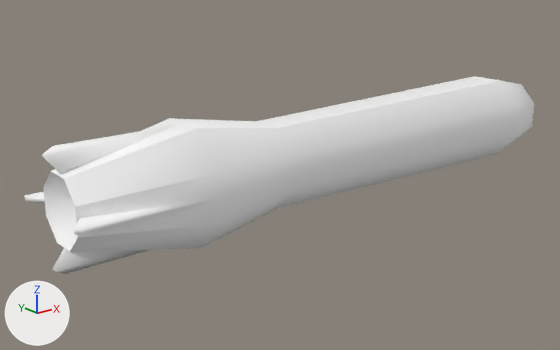
The FBX model WindowsGame3/Content/Models/Fleet_KM100.FBX, before and after one commit.
The view is the same before and after, from a 50 mm lens placed at (-0.1443, -0.1497, 0.0564), pointed at (-0.0176, 0.0087, -0.007). Arrows for +X, +Y and +Z are at lower left; the lights stay in place. Where no turn or scale is listed for an object, it has been applied to the vertices.

The first picture shows 'rocket'.
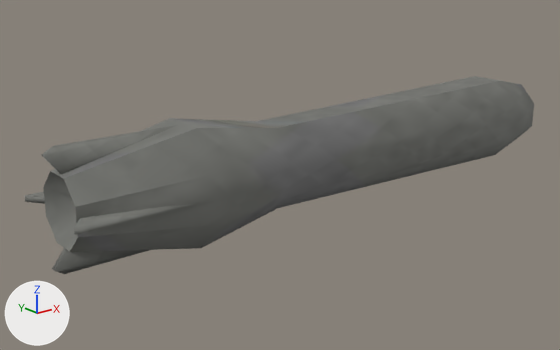
The newer file is also rescaled (x0.418), turned or shifted as a whole; pictures and numbers use the older file's frame.

Edits to the scene script, one JSON object a line:
```json
{"op": "add", "block": "img_metal_seamed_jpg", "code": ["img_metal_seamed_jpg = load_image('Metal_Seamed.jpg', '_unpacked/Metal_Seamed.jpg', 128, 128, 'sRGB')"]}
{"op": "add", "block": "mat_03___default", "code": ["mat_03___default = bpy.data.materials.new('03 - Default')", "# uses the picture img_metal_seamed_jpg"]}
{"block": "me_rocket_ncl1_1", "where": "me_rocket_ncl1_1.from_pydata(...)  # 66 vertices, 108 faces; spans x -0.054..0.113, y -0.015..0.015, z -0.015..0.015"}
{"op": "remove", "block": "me_rocket_ncl1_1", "code": "me_rocket_ncl1_1.materials.append(mat_material__0)  # white #fbfbfb"}
{"op": "add", "block": "me_rocket_ncl1_1", "code": "me_rocket_ncl1_1.materials.append(mat_03___default)"}
```

Boxes (x1, y1, x2, y2) around the edits, measured in the pictures (560 x 350 px):
```json
{"object": "rocket", "change": "recoloured", "before": [25, 76, 534, 274], "after": [25, 76, 534, 274], "on screen": "white to grey"}
```
